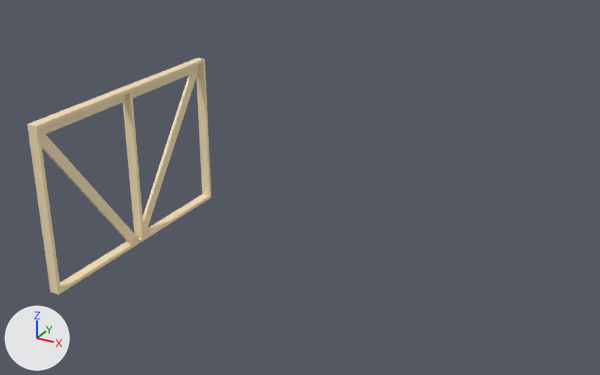
Before and after pictures for a commit that changed the FBX model Assets/Models/Баня.fbx.
Rendered twice from a 50 mm camera at (48.3, -69.3, 63.0) aimed at (-1.1, 20.5, 18.1). Every picture has the same lights, and +X, +Y and +Z are marked at lower left. Where no turn or scale is listed for an object, it has been applied to the vertices. Vertices at the same position are counted once.
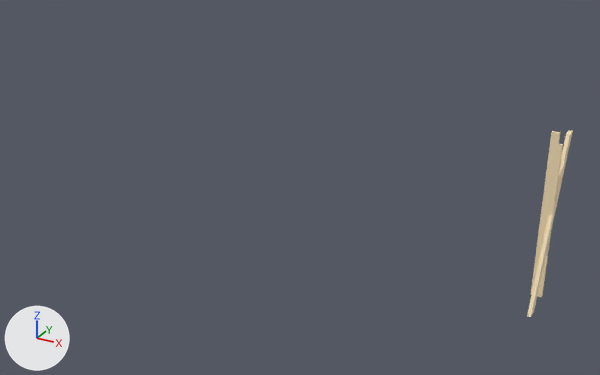
Boxes [x1, y1, x2, y2] around the edits, measured in the pictures (600 x 375 px):
'Mesh1', reshaped (38% wider, 15% taller)
    before: [28, 128, 61, 291]
    after: [527, 130, 573, 317]
'Mesh2', reshaped (81% narrower, 63% taller)
    before: [50, 194, 211, 295]
    after: [531, 131, 560, 296]
'Mesh4', reshaped (32% narrower, 47% shorter)
    before: [123, 101, 144, 238]
    after: [549, 144, 563, 216]
'Mesh3', reshaped (92% narrower, 14% shorter)
    before: [27, 58, 205, 130]
    after: [538, 235, 551, 297]
'Mesh6', deleted (beige)
    before: [40, 134, 137, 242]
'Mesh8', deleted (beige)
    before: [143, 71, 198, 232]
'Mesh7', deleted (beige)
    before: [196, 62, 211, 196]
'Mesh5', deleted (beige)
    before: [39, 65, 199, 136]
'Mesh9', deleted
    before: [125, 92, 133, 102]
part 1 of me_mesh_001, deleted (beige)
    before: [50, 194, 211, 295]
part 2 of me_mesh_001, added (beige)
    after: [531, 131, 560, 296]
part 3 of me_mesh_003, deleted (beige)
    before: [123, 101, 144, 238]
part 4 of me_mesh_003, added
    after: [549, 144, 563, 216]
part 5 of me_mesh, deleted (beige)
    before: [28, 128, 61, 291]
part 6 of me_mesh, added (beige)
    after: [527, 130, 573, 317]
part 7 of me_mesh_002, deleted (beige)
    before: [27, 58, 205, 130]
part 8 of me_mesh_002, added
    after: [538, 235, 551, 297]

Edits to the bpy script that builds the scene:
```text
Change me_mesh:
    where me_mesh.from_pydata(...)  # 8 vertices, 6 faces; spans x -30.0..-28.5, y 1.5..2.0, z 4.0..27.5
    verts and faces of me_mesh; kept vertices keep their numbers, new ones are numbered from 8
    me_mesh part 5
    add delete_vertices([*range(0, 8)])  # with the faces that use them
    me_mesh part 6
    add verts[8] = (29.5, 38.0, 26.0)  # pixel (568, 130)
    add verts[9] = (29.5, 27.9, 4.0)
    add verts[10] = (29.5, 26.3, 4.0)  # pixel (527, 316)
    add verts[11] = (29.5, 36.3, 26.0)  # pixel (565, 134)
    add for new, old in zip([*range(12, 16)], [*range(8, 12)]): verts[new] = verts[old] + (0.5, 0.0, 0.0)
    add faces += [(8, 9, 10, 11), (8, 12, 13, 9), (10, 14, 15, 11), (8, 11, 15, 12), (12, 15, 14, 13), (9, 13, 14, 10)]
Change me_mesh_001:
    where me_mesh_001.from_pydata(...)  # 8 vertices, 6 faces; spans x -30.0..-28.5, y 1.5..38.5, z 3.5..4.0
    verts and faces of me_mesh_001; kept vertices keep their numbers, new ones are numbered from 8
    me_mesh_001 part 1
    add delete_vertices([*range(0, 8)])  # with the faces that use them
    me_mesh_001 part 2
    add verts[8] = (28.5, 32.4, 4.0)  # pixel (531, 293)
    add verts[9] = (28.5, 32.4, 27.5)  # pixel (552, 130)
    add verts[10] = (28.5, 31.9, 27.5)  # pixel (551, 132)
    add verts[11] = (28.5, 31.9, 4.0)  # pixel (530, 294)
    add for new, old in zip([*range(12, 16)], [*range(8, 12)]): verts[new] = verts[old] + (1.0, 0.0, 0.0)
    add faces += [(8, 9, 13, 12), (12, 13, 14, 15), (9, 10, 14, 13), (8, 11, 10, 9), (8, 12, 15, 11), (10, 11, 15, 14)]
Change me_mesh_003:
    where me_mesh_003.from_pydata(...)  # 10 vertices, 7 faces; spans x -30.0..-28.5, y 19.7..20.2, z 4.0..26.0
    verts and faces of me_mesh_003; kept vertices keep their numbers, new ones are numbered from 10
    me_mesh_003 part 3
    add delete_vertices([*range(0, 10)])  # with the faces that use them
    me_mesh_003 part 4
    add verts[10] = (29.5, 31.9, 16.3)  # pixel (548, 214)
    add verts[11] = (29.5, 31.9, 26.0)  # pixel (558, 144)
    add verts[12] = (29.5, 32.4, 26.0)  # pixel (558, 143)
    add verts[13] = (29.5, 32.4, 17.4)
    add for new, old in zip([*range(14, 18)], [*range(10, 14)]): verts[new] = verts[old] + (0.5, 0.0, 0.0)
    add faces += [(10, 11, 12, 13), (14, 17, 16, 15), (12, 16, 17, 13), (10, 14, 15, 11), (11, 15, 16, 12), (10, 13, 17, 14)]
Change me_mesh_002:
    where me_mesh_002.from_pydata(...)  # 8 vertices, 6 faces; spans x -30.0..-28.5, y 1.5..38.5, z 27.5..28.0
    verts and faces of me_mesh_002; kept vertices keep their numbers, new ones are numbered from 8
    me_mesh_002 part 7
    add delete_vertices([*range(0, 8)])  # with the faces that use them
    me_mesh_002 part 8
    add verts[8] = (29.5, 31.9, 4.0)  # pixel (537, 296)
    add verts[9] = (29.5, 31.9, 12.7)
    add verts[10] = (29.5, 32.4, 13.8)
    add verts[11] = (29.5, 32.4, 4.0)
    add for new, old in zip([*range(12, 16)], [*range(8, 12)]): verts[new] = verts[old] + (0.5, 0.0, 0.0)
    add faces += [(8, 9, 10, 11), (9, 13, 14, 10), (12, 15, 14, 13), (10, 14, 15, 11), (8, 12, 13, 9), (8, 11, 15, 12)]
Remove ob_mesh6:
    ob_mesh6 = bpy.data.objects.new('Mesh6', me_mesh_005)
Remove ob_mesh7:
    ob_mesh7 = bpy.data.objects.new('Mesh7', me_mesh_006)
Remove ob_mesh5:
    ob_mesh5 = bpy.data.objects.new('Mesh5', me_mesh_004)
Remove ob_mesh9:
    ob_mesh9 = bpy.data.objects.new('Mesh9', me_mesh_008)
Remove ob_mesh8:
    ob_mesh8 = bpy.data.objects.new('Mesh8', me_mesh_007)
```
